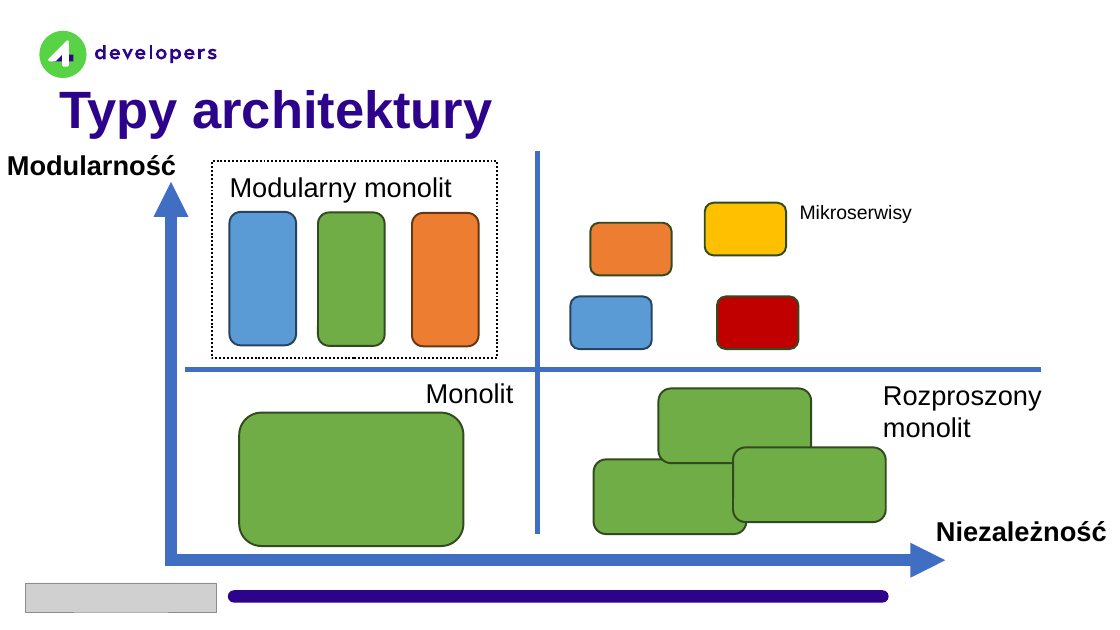
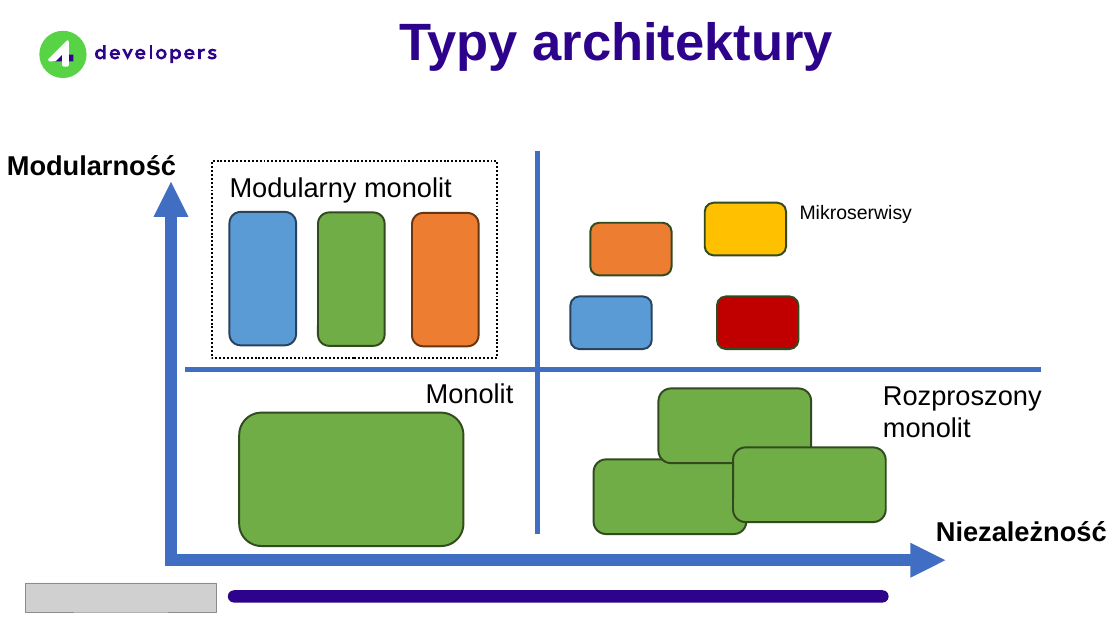
Before and after one commit to kamil-wysocki/4dev2024, a slide deck: slide 4 of 4Developers 2024.pptx. Drawn at 1120x630 pixels with LibreOffice and Linux fonts; fonts in the diff are those of the drawing; grey boxes stand for pictures; background and template pictures are left out. Boxes give left, top, right and bottom in pixels: in the first picture for what was removed or moved away, otherwise in the second. Text is boxed around its words. In the diff, an @@ line names an element or a change of style, - is before the commit and + after.

```diff
--- a/4Developers 2024.pptx
+++ b/4Developers 2024.pptx
@@ text "Typy architektury": place and size @@
-text "Typy architektury" at (59,90,492,139)
+text "Typy architektury" at (399,22,833,71)
```
Also in this commit, not shown: 6 other slides changed, 1 slide added, 1 slide removed.
